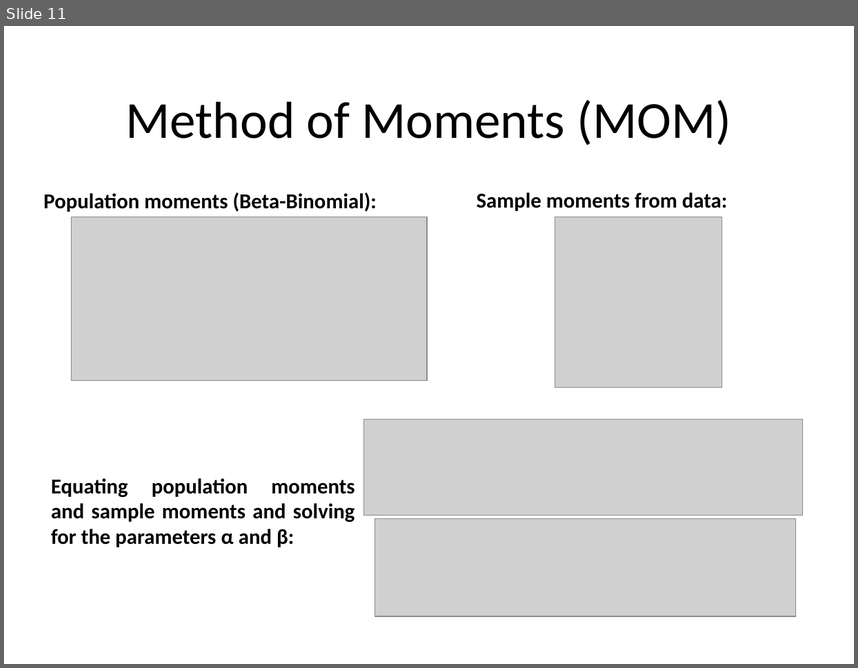
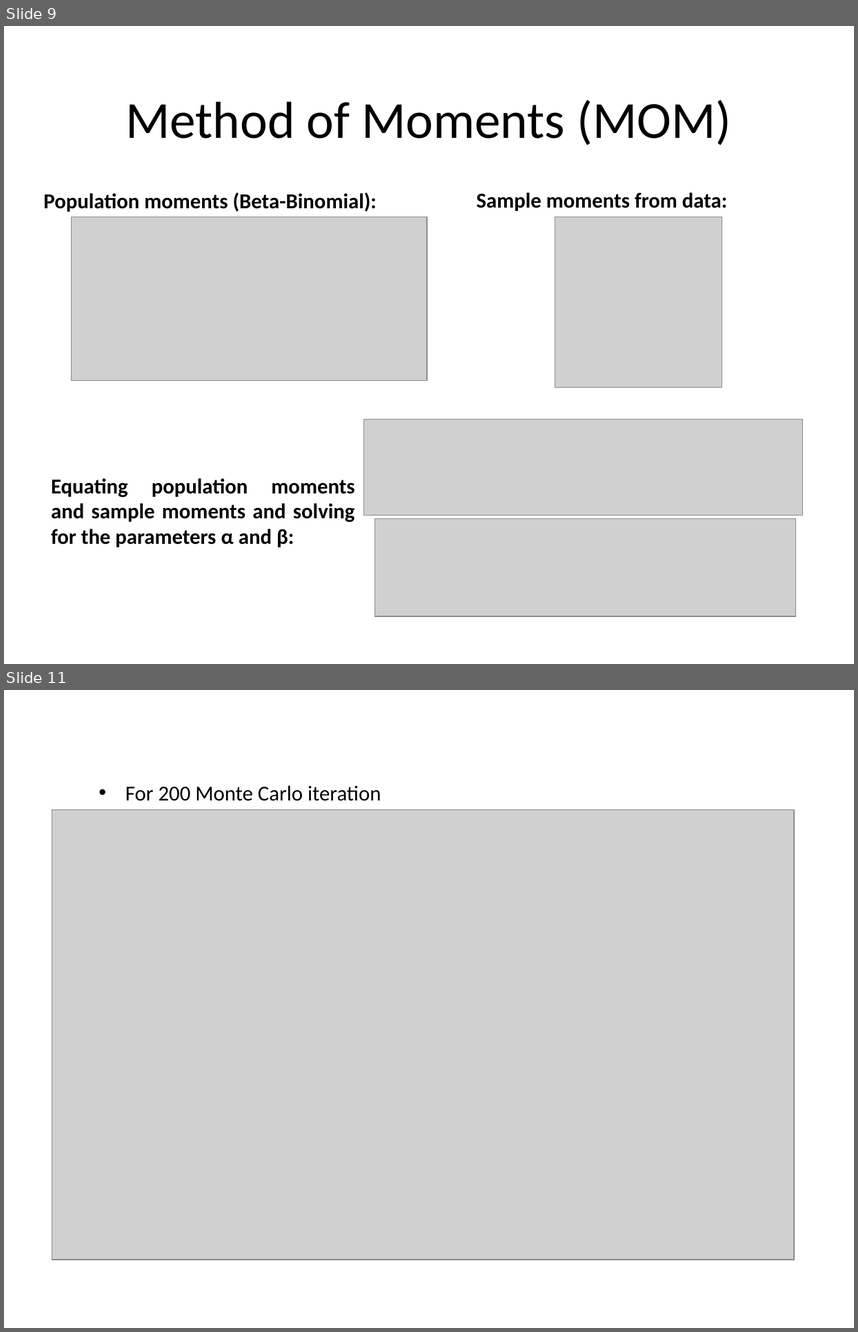
Before and after one commit to tadeze/PolyDistribution, a slide deck: FinalPresentation_polya.pptx. Shown one above the other, each under a label of ours: slide 11 before the commit, slides 9 and 11 after it; the slides between them are not shown. The pictures are 858x668 and 858x1332 pixels, drawn with LibreOffice and Linux fonts; fonts in the diff are those of the drawing; grey boxes stand for pictures. Boxes give left, top, right and bottom in pixels: in the first picture for what was removed or moved away, otherwise in the second. Text is boxed around its words. In the diff, an @@ line names an element or a change of style, - is before the commit and + after.

```diff
--- a/FinalPresentation_polya.pptx
+++ b/FinalPresentation_polya.pptx
@@ slide 11 added at bbox=[4, 690, 854, 1328], background #FFFFFF @@
@@ text added at bbox=[125, 785, 381, 801], 18 pt, text #000000 @@
+• For 200 Monte Carlo iteration
@@ picture added at bbox=[52, 810, 794, 1259] @@
@@ what was slide 11 is now slide 9 @@
```
Also in this commit, not shown: 5 slides changed, 7 other slides added, 9 slides removed, 13 other files.
